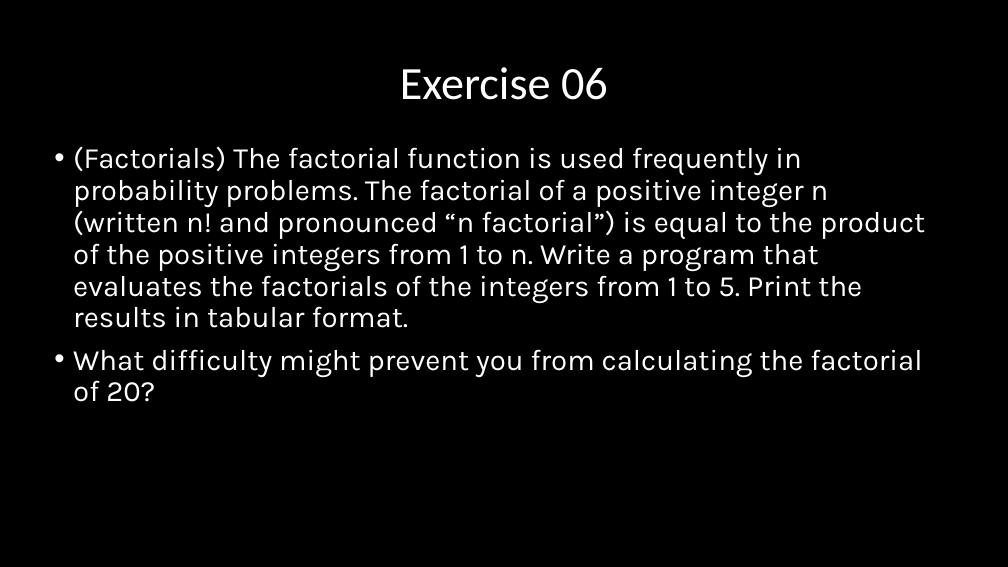
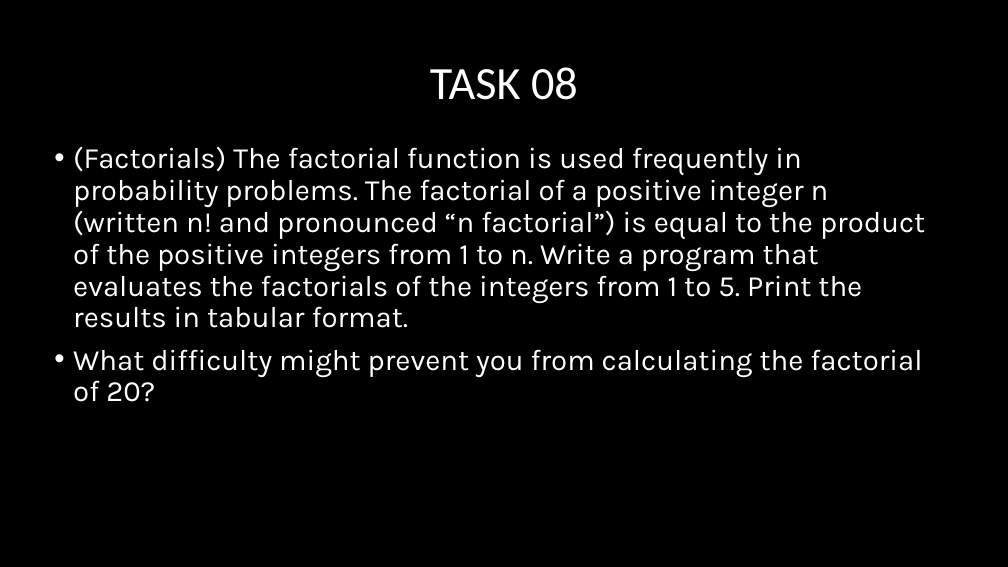
Before and after one commit to OmarAlmighty/FCI-Programming-Fundamentals, a slide deck: slide 51 of DAY 06.pptx (slide 39 before the commit). Drawn at 1008x567 pixels with LibreOffice and Linux fonts; fonts in the diff are those of the drawing. Boxes give left, top, right and bottom in pixels: in the first picture for what was removed or moved away, otherwise in the second. Text is boxed around its words. In the diff, an @@ line names an element or a change of style, - is before the commit and + after.

Commit message:
Added New Exercises

```diff
--- a/DAY 06.pptx
+++ b/DAY 06.pptx
@@ title at [430,67,578,100]: text changed @@
-Exercise 06
+TASK 08
```
Also in this commit, not shown: 4 other slides changed, 7 slides added, 2 slides removed.
